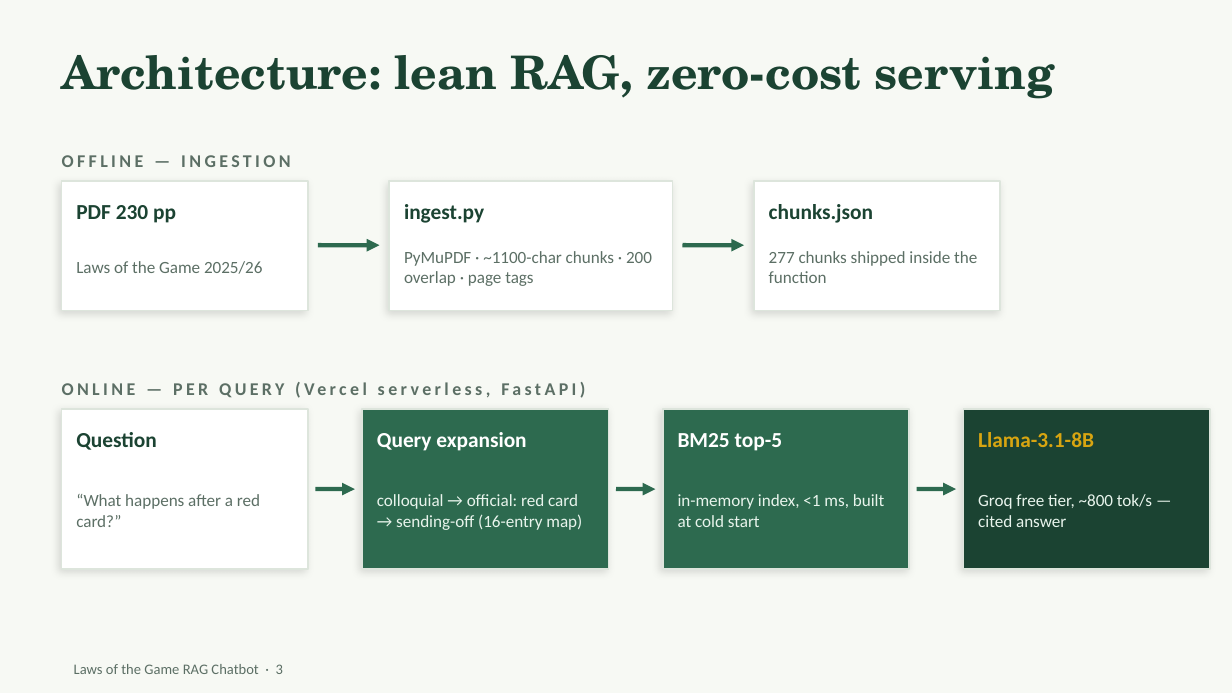
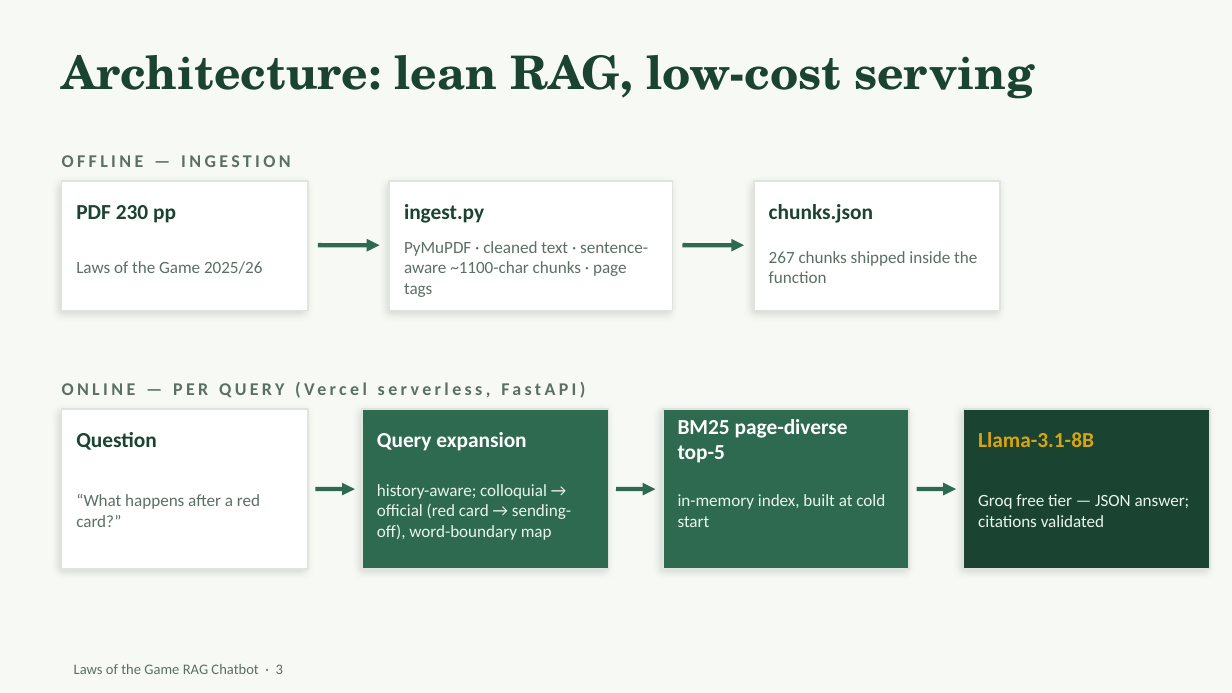
Before and after one commit to harish885/fifa-rag-chatbot, a slide deck: slide 3 of laws_rag_presentation.pptx. Drawn at 1232x693 pixels with LibreOffice and Linux fonts; fonts in the diff are those of the drawing. Boxes give left, top, right and bottom in pixels: in the first picture for what was removed or moved away, otherwise in the second. Text is boxed around its words. In the diff, an @@ line names an element or a change of style, - is before the commit and + after.

Commit message:
Production & academic hardening pass
- rag/ reusable retrieval core (shared by API, eval, notebook, tests)
- fix token-boundary query expansion (keeper/var bug) + history-aware retrieval
- page-diverse retrieval; cleaned sentence-aware ingestion; regenerate chunks
- rename Recall@k -> Page Hit Rate@k; richer results.json; dev-set metadata
- answer-level eval harness + deterministic citation checks; corpus provenance
- API hardening (typed models, status, citation-validated sources, timeouts)
- patch Starlette CVE-2026-48710 (fastapi 0.136.3); split deploy/dev reqs
- 77 tests + CI (pytest, eval regression, notebook, pip-audit)
- rewrite README, notebook, slide deck (correct metrics/claims)

```diff
--- a/laws_rag_presentation.pptx
+++ b/laws_rag_presentation.pptx
@@ text at box(62, 55, 1034, 99): text changed @@
-Architecture: lean RAG, zero-cost serving
+Architecture: lean RAG, low-cost serving
@@ text at box(404, 241, 648, 297): text changed @@
-PyMuPDF · ~1100-char chunks · 200 overlap · page tags
+PyMuPDF · cleaned text · sentence-aware ~1100-char chunks · page tags
@@ text at box(769, 251, 977, 283): text changed @@
-277 chunks shipped inside the function
+267 chunks shipped inside the function
@@ text at box(678, 419, 848, 463): text changed @@
-BM25 top-5
+BM25 page-diverse top-5
@@ text at box(377, 484, 571, 540): text changed @@
-colloquial → official: red card → sending-off (16-entry map)
+history-aware; colloquial → official (red card → sending-off), word-boundary map
@@ text at box(678, 494, 885, 527): text changed @@
-in-memory index, <1 ms, built at cold start
+in-memory index, built at cold start
@@ text at box(978, 494, 1190, 527): text changed @@
-Groq free tier, ~800 tok/s — cited answer
+Groq free tier — JSON answer; citations validated
```
Also in this commit, not shown: 9 other slides changed, 2 slides added, 44 other files.
